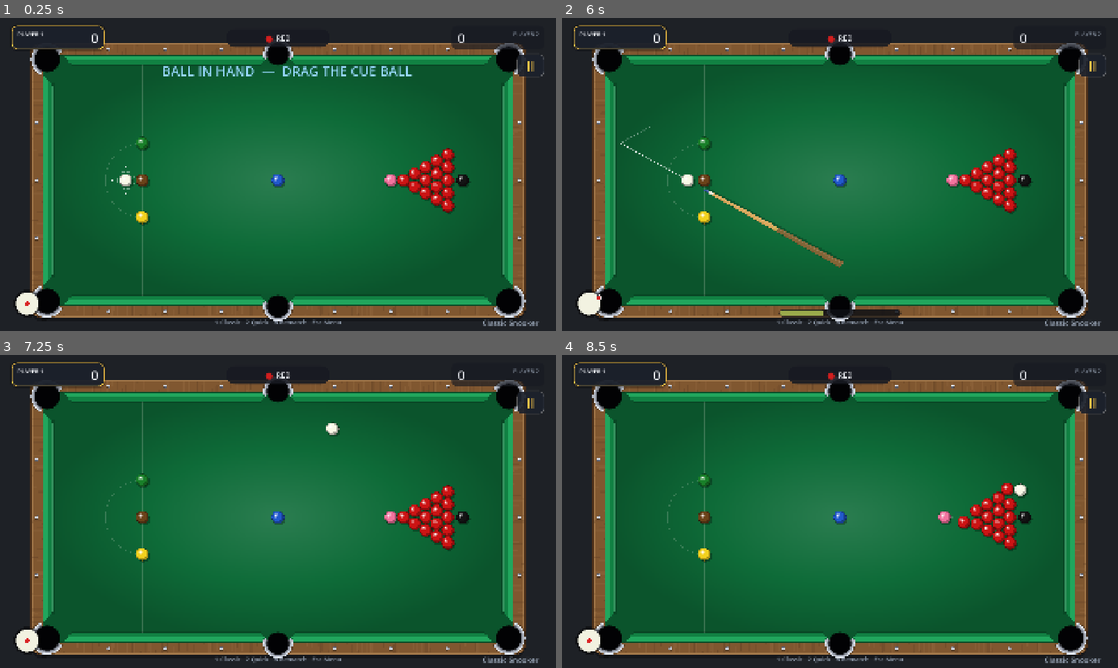
Above: before the commit, frames 1-4 (two rows, left to right).
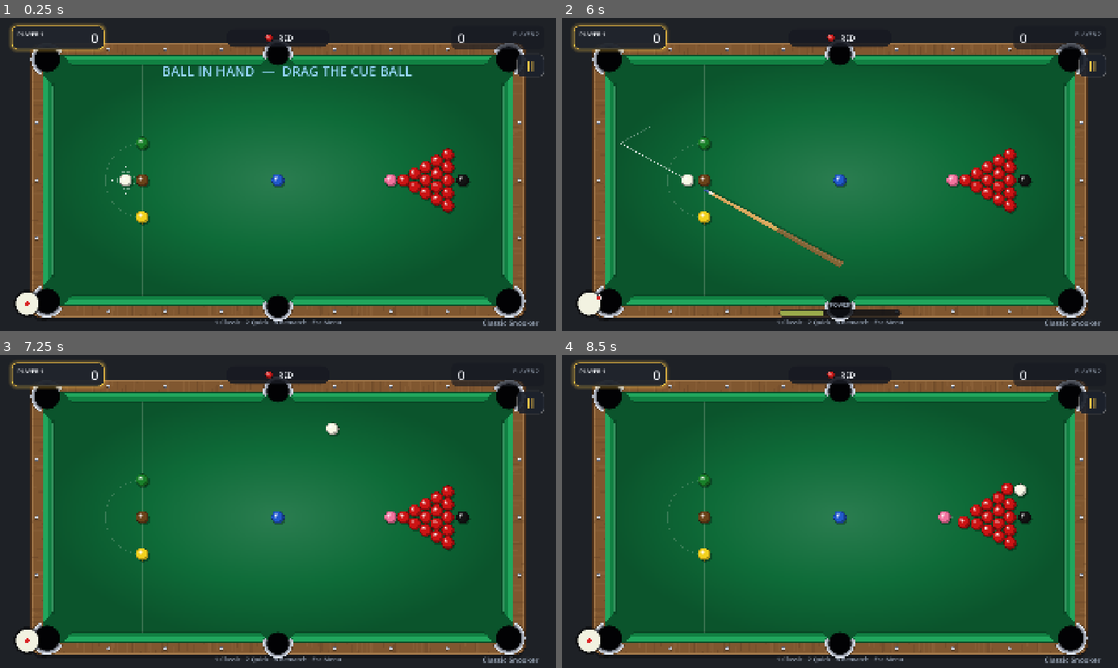
Above: after the commit, the same moments.

Repository: SaadiDK-003/pocket_duel
Game: Godot game, scene res://scenes/snooker/snooker_game.tscn
The game is run twice, just before and just after one commit, with the same random seed, the same clock (stepped at 60 frames per second) and the same inputs. This scene is started directly instead of the project's main scene.
Inputs (mouse positions are in pixels of both pictures, inside the frame that each line leads up to):
- Up to frame 1 (0.25 s): no input
- Up to frame 2 (6 s): click "II" at 0.5 s; click "Restart" at 1.25 s; click "II" at 2 s; click "Restart" at 2.75 s; click "II" at 3.5 s; click "Restart" at 4.25 s; tap Enter at 5 s; drag from (589, 302) to (895, 105) at 5.02 s; drag from (728, 190) to (812, 237) at 5.77 s
- Up to frame 3 (7.25 s): click "SHOOT" at 6.5 s
- Up to frame 4 (8.5 s): move the mouse to (895, 442) at 7.27 s; tap 2 at 7.35 s; click (895, 442) at 7.42 s; drag from (812, 574) to (673, 464) at 8.02 s

The runs differ from the first frame. In frame 1, 0.4% of the frame differs, in the area x 1-53%, y 1-12%; in frame 2, 0.5%, in the area x 1-53%, y 1-93%; in frame 3, 0.4%; in frame 4, 0.4%.

Commit message:
HUD polish: mini rendered ball-on, POWER label, active-card gold glow
- The 'ball on' indicator in the centre pill is now a real rendered ball
  (BallPainter) with shine, instead of a flat text dot
- Add a POWER label above the power bar
- Active player's card gets a soft gold glow (shadow tint)

Co-Authored-By: Claude Opus 4.8 <noreply@anthropic.com>

Diff:
--- a/scripts/snooker/hud.gd
+++ b/scripts/snooker/hud.gd
@@ -33,7 +33,7 @@
 var _style_idle: StyleBoxFlat
 var _pill: Panel
 var _pause: Button
-var _on_dot: Label
+var _on_ball: BallPreview
 var _on_text: Label
 var _sep: Label
 var _break: Label
@@ -43,6 +43,7 @@
 var _timer: Label
 var _power_track: Panel
 var _power_fill: Panel
+var _power_label: Label
 var _shoot_btn: Button
 
 
@@ -115,6 +116,16 @@
 	sf.set_corner_radius_all(int((PWR_H - 6) * 0.5))
 	_power_fill.add_theme_stylebox_override("panel", sf)
 	_power_track.add_child(_power_fill)
+
+	_power_label = Label.new()
+	_power_label.text = "POWER"
+	_power_label.size = Vector2(PWR_W, 24)
+	_power_label.position = Vector2(0, -30)
+	_power_label.horizontal_alignment = HORIZONTAL_ALIGNMENT_CENTER
+	_power_label.add_theme_font_size_override("font_size", 20)
+	_power_label.add_theme_color_override("font_color", TEXT_DIM)
+	_power_track.add_child(_power_label)
+
 	_power_track.hide()
 
 
@@ -151,8 +162,8 @@
 	_style_active.set_corner_radius_all(20)
 	_style_active.set_border_width_all(3)
 	_style_active.border_color = ACCENT
-	_style_active.shadow_color = Color(0, 0, 0, 0.35)
-	_style_active.shadow_size = 8
+	_style_active.shadow_color = Color(ACCENT.r, ACCENT.g, ACCENT.b, 0.30)   # gold glow
+	_style_active.shadow_size = 12
 	_style_idle = StyleBoxFlat.new()
 	_style_idle.bg_color = Color(0.09, 0.10, 0.13, 0.78)
 	_style_idle.set_corner_radius_all(20)
@@ -226,7 +237,11 @@
 	var row := HBoxContainer.new()
 	row.add_theme_constant_override("separation", 12)
 	center.add_child(row)
-	_on_dot = _mini_label(row, "●", 30, Color(1, 1, 1))
+	_on_ball = BallPreview.new()
+	_on_ball.custom_minimum_size = Vector2(42, 42)
+	_on_ball.style = "classic"
+	_on_ball.base = ON_COLORS["RED"]
+	row.add_child(_on_ball)
 	_on_text = _mini_label(row, "RED", 26, TEXT_BRIGHT)
 	_sep = _mini_label(row, "•", 24, TEXT_DIM)
 	_break = _mini_label(row, "", 24, ACCENT)
@@ -288,7 +303,8 @@
 		_pill.hide()
 		return
 	_pill.show()
-	_on_dot.add_theme_color_override("font_color", ON_COLORS.get(on_ball, Color(1, 1, 1)))
+	_on_ball.base = ON_COLORS.get(on_ball, Color(1, 1, 1))
+	_on_ball.queue_redraw()
 	_on_text.text = on_ball
 	if turn.break_score > 0:
 		_sep.show()
